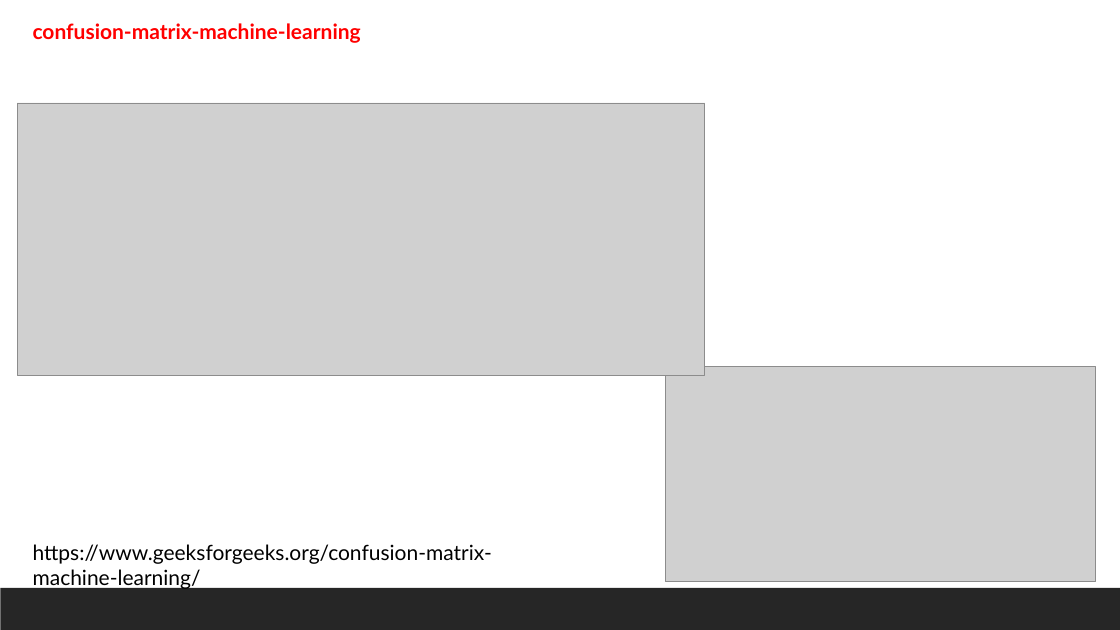
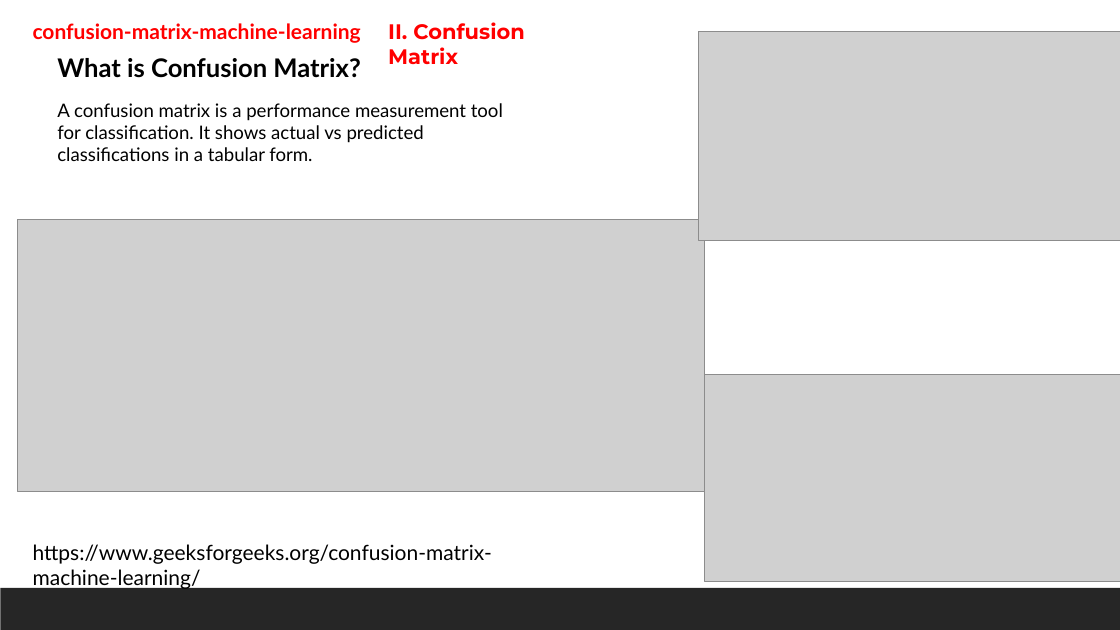
Before and after one commit to shahil04/ds_materials, a slide deck: slide 16 of 8.0_Machine Learning/ml_class/ml_class_notes/class_3_Logistic_regression_class.pptx (slide 17 before the commit). Drawn at 1120x630 pixels with LibreOffice and Linux fonts; fonts in the diff are those of the drawing; grey boxes stand for pictures. Boxes give left, top, right and bottom in pixels: in the first picture for what was removed or moved away, otherwise in the second. Text is boxed around its words. In the diff, an @@ line names an element or a change of style, - is before the commit and + after.

```diff
--- a/8.0_Machine Learning/ml_class/ml_class_notes/class_3_Logistic_regression_class.pptx
+++ b/8.0_Machine Learning/ml_class/ml_class_notes/class_3_Logistic_regression_class.pptx
@@ text added at <box>388,22,525,64</box>, 18 pt, text #FF0000, bold @@
+II. Confusion Matrix
@@ text added at <box>57,58,503,161</box>, 16 pt, text #000000 @@
+What is Confusion Matrix?
+A confusion matrix is a performance measurement tool for classification. It shows actual vs predicted classifications in a tabular form.
@@ picture added at <box>699,32,1120,240</box> @@
@@ picture: place and size @@
-picture at <box>17,103,705,376</box>
+picture at <box>17,219,705,492</box>
@@ picture: place and size @@
-picture at <box>665,366,1096,581</box>
+picture at <box>705,374,1120,581</box>
```
Also in this commit, not shown: 8 other slides changed, 11 slides added, 5 slides removed, 21 other files.
